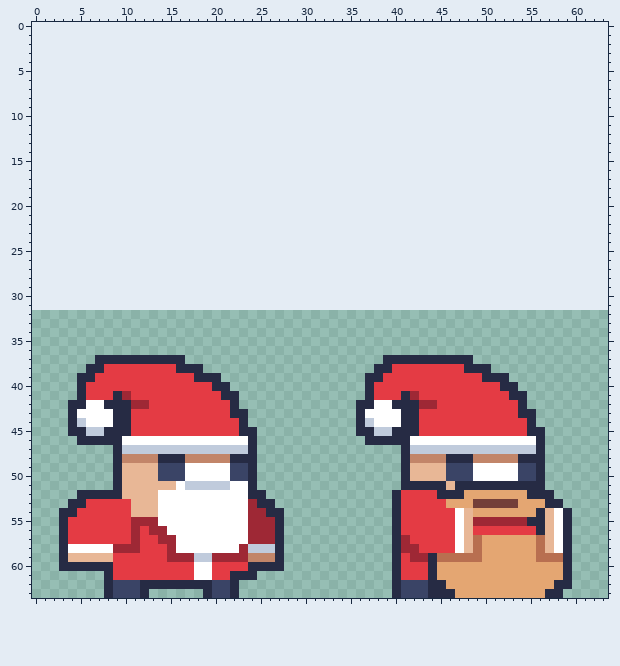
File history of a pixel-art file, Assets/Santa.aseprite. Above: the version before the commit.
64x32 pixels, 1 frame. The old version is drawn lined up with the new one, on the new canvas.
After the commit:
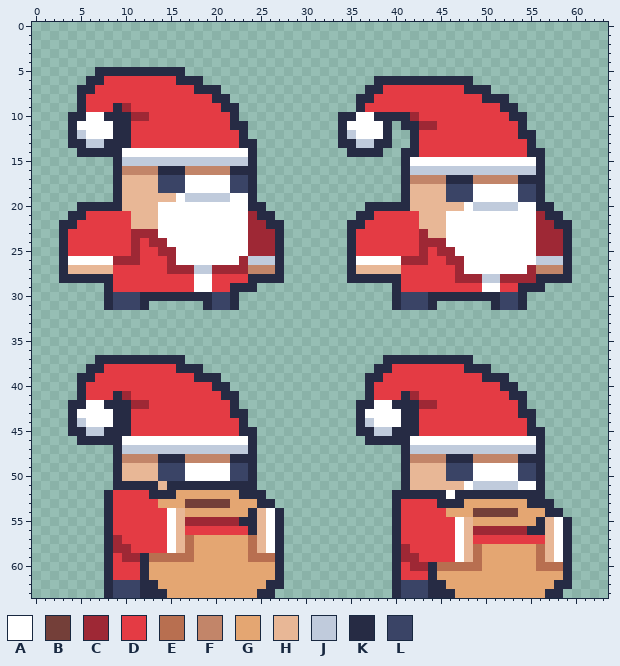
Palette (. is transparent): A #ffffff  B #743f39  C #9e2835  D #e43b44  E #b86f50  F #c28569  G #e4a672  H #e8b796  J #c0cbdc  K #262b44  L #3a4466
The edit:
canvas 64x32 -> 64x64, the old top-left corner now at 0,32
@@ x 0..63 @@
  4 ................................................................
- 5 ................................................................
- 6 ................................................................
- 7 ................................................................
- 8 ................................................................
- 9 ................................................................
-10 ................................................................
-11 ................................................................
-12 ................................................................
-13 ................................................................
-14 ................................................................
-15 ................................................................
-16 ................................................................
-17 ................................................................
-18 ................................................................
-19 ................................................................
-20 ................................................................
-21 ................................................................
-22 ................................................................
-23 ................................................................
-24 ................................................................
-25 ................................................................
-26 ................................................................
-27 ................................................................
-28 ................................................................
-29 ................................................................
-30 ................................................................
-31 ................................................................
+ 5 .......KKKKKKKKKK...............................................
+ 6 ......KKDDDDDDDDKKK...................KKKKKKKKKKK...............
+ 7 .....KKDDDDDDDDDDDKKK................KKDDDDDDDDDKKK.............
+ 8 .....KDDDDDDDDDDDDDDKK..............KKDDDDDDDDDDDDKKK...........
+ 9 .....KDDDKCDDDDDDDDDDKK.............KDDDDDDDDDDDDDDDKK..........
+10 ....KKAAKKKCCDDDDDDDDDK...........KKAAKKKKCDDDDDDDDDDKK.........
+11 ....KAAAAKKDDDDDDDDDDDKK..........KAAAAK.KKCCDDDDDDDDDK.........
+12 ....KJAAAKKDDDDDDDDDDDDK..........KJAAAK..KDDDDDDDDDDDKK........
+13 ....KKJJKKKDDDDDDDDDDDDKK.........KKJJKK..KDDDDDDDDDDDDK........
+14 .....KKKKKAAAAAAAAAAAAAAK..........KKKK..KKDDDDDDDDDDDDKK.......
+15 .........KJJJJJJJJJJJJJJK................KAAAAAAAAAAAAAAK.......
+16 .........KFFFFKKKFFFFFKKK................KJJJJJJJJJJJJJJK.......
+17 .........KHHHHLLLAAAAALLK................KFFFFKKKFFFFFKKK.......
+18 .........KHHHHLLLAAAAALLK................KHHHHLLLAAAAALLK.......
+19 .........KHHHHHHAJJJJJAAK................KHHHHLLLAAAAALLK.......
+20 .....KKKKKHHHHAAAAAAAAAAKK...........KKKKKHHHHHHAJJJJJAAKK......
+21 ....KKDDDDDHHHAAAAAAAAAACKK.........KKDDDDDHHHAAAAAAAAAACKK.....
+22 ...KKDDDDDDHHHAAAAAAAAAACCKK.......KKDDDDDDHHHAAAAAAAAAACCKK....
+23 ...KDDDDDDDCCCAAAAAAAAAACCCK.......KDDDDDDDCHHAAAAAAAAAACCCK....
+24 ...KDDDDDDDCDCCAAAAAAAAACCCK.......KDDDDDDDCCCAAAAAAAAAACCCK....
+25 ...KDDDDDDDCDDCCAAAAAAAACCCK.......KDDDDDDDCDCCAAAAAAAAACCCK....
+26 ...KAAAAACCCDDDCAAAAAAACJJJK.......KAAAAACCCDDCCAAAAAAAAJJJK....
+27 ...KHHHHHDDDDDDCCCJJCCCCFFFK.......KHHHHHDDDDDDCAAAAAAACFFFK....
+28 ...KKKKKKDDDDDDDDDAADDDDKKKK.......KKKKKKDDDDDDCCCJJCCCCKKKK....
+29 ........KDDDDDDDDDAADDKKK...............KDDDDDDDDDAADDKKK.......
+30 ........KLLLKKKKKKKKLLK.................KLLLKKKKKKKKLLK.........
+31 ........KLLLK......KLLK.................KLLLK......KLLK.........
 32 ................................................................
@@ x 0..63 @@
 50 .........KHHHHLLLAAAAALLK................KHHHHLLLAAAAALLK.......
-51 .........KHHHHHHAJJJJJAAK................KKKKKHKKKKKKKKKK.......
-52 .....KKKKKHHHHAAAAAAAAAAKK..............KDDDDKKKGGGGGGGKKK......
-53 ....KKDDDDDHHHAAAAAAAAAACKK.............KDDDDDGGGBBBBBGGGKK.....
-54 ...KKDDDDDDHHHAAAAAAAAAACCKK............KDDDDDDAHGGGGGGGKHAK....
-55 ...KDDDDDDDCCCAAAAAAAAAACCCK............KDDDDDDAHCCCCCCKKHAK....
-56 ...KDDDDDDDCDCCAAAAAAAAACCCK............KDDDDDDAHDDDDDDDKHAK....
-57 ...KDDDDDDDCDDCCAAAAAAAACCCK............KCDDDDDAHEGGGGGGEHAK....
-58 ...KAAAAACCCDDDCAAAAAAACJJJK............KCCDDDDAHEGGGGGGEHAK....
-59 ...KHHHHHDDDDDDCCCJJCCCCFFFK............KDCCKEEEEEGGGGGGEEEK....
-60 ...KKKKKKDDDDDDDDDAADDDDKKKK............KDDDKGGGGGGGGGGGGGGK....
-61 ........KDDDDDDDDDAADDKKK...............KDDDKGGGGGGGGGGGGGGK....
-62 ........KLLLKKKKKKKKLLK.................KLLLKKGGGGGGGGGGGGKK....
-63 ........KLLLK......KLLK.................KLLLKKKGGGGGGGGGGKK.....
+51 .........KKKKKHKKKKKKKKKK................KHHHHHHAJJJJJAAK.......
+52 ........KDDDDKKKGGGGGGGKKK..............KKKKKKAKKKKKKKKKK.......
+53 ........KDDDDDGGGBBBBBGGGKK.............KDDDDKKKGGGGGGGKKK......
+54 ........KDDDDDDAHGGGGGGGKHAK............KDDDDDGGGBBBBBGGGKK.....
+55 ........KDDDDDDAHCCCCCCKKHAK............KDDDDDDAHGGGGGGGKHAK....
+56 ........KDDDDDDAHDDDDDDDKHAK............KDDDDDDAHCCCCCCKKHAK....
+57 ........KCDDDDDAHEGGGGGGEHAK............KDDDDDDAHDDDDDDDDHAK....
+58 ........KCCDDDDAHEGGGGGGEHAK............KCDDDDDAHEGGGGGGEHAK....
+59 ........KDCCKEEEEEGGGGGGEEEK............KCCDDDDAHEGGGGGGEHAK....
+60 ........KDDDKGGGGGGGGGGGGGGK............KDCCKEEEEEGGGGGGEEEK....
+61 ........KDDDKGGGGGGGGGGGGGGK............KDDDKGGGGGGGGGGGGGGK....
+62 ........KLLLKKGGGGGGGGGGGGKK............KLLLKKGGGGGGGGGGGGKK....
+63 ........KLLLKKKGGGGGGGGGGKK.............KLLLKKKGGGGGGGGGGKK.....
Pixel boxes of the changes (left, top, right, bottom) in both pictures:
added: (59, 67, 284, 310)
added: (338, 76, 572, 310)
changed: (59, 481, 284, 598)
changed: (401, 481, 572, 571)
